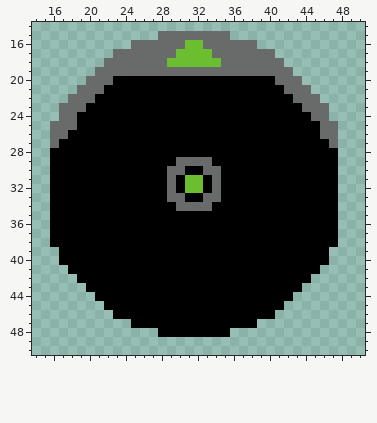
Pixel-art file: roombot/assets/roomba_1.aseprite. The picture above was drawn from the file before the commit.
64x64 pixels, 1 frame. Shown: x 14..50, y 14..50.
After the commit:
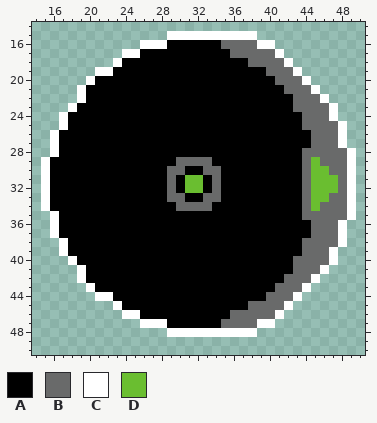
Palette (. is transparent): A #000000  B #696a6a  C #ffffff  D #6abe30
Changes in this commit:
layer "Base" now hidden
layer "Layer 3" added
layer "Layer 2" added
layer "bumper" added
@@ x 14..50 @@
 14 .....................................
-15 ..............BBBBBBBB...............
-16 ...........BBBBBBDDBBBBBB............
-17 .........BBBBBBBDDDDBBBBBBB..........
-18 ........BBBBBBBDDDDDDBBBBBBB.........
-19 .......BBBBBBBBBBBBBBBBBBBBBB........
-20 ......BBBAAAAAAAAAAAAAAAAAABBB.......
-21 .....BBBAAAAAAAAAAAAAAAAAAAABBB......
-22 ....BBBAAAAAAAAAAAAAAAAAAAAAABBB.....
-23 ...BBBAAAAAAAAAAAAAAAAAAAAAAAABBB....
-24 ...BBAAAAAAAAAAAAAAAAAAAAAAAAAABB....
-25 ..BBBAAAAAAAAAAAAAAAAAAAAAAAAAAABB...
-26 ..BBAAAAAAAAAAAAAAAAAAAAAAAAAAAABB...
-27 ..BAAAAAAAAAAAAAAAAAAAAAAAAAAAAAAB...
-28 ..AAAAAAAAAAAAAAAAAAAAAAAAAAAAAAAA...
-29 ..AAAAAAAAAAAAAABBBBAAAAAAAAAAAAAA...
-30 ..AAAAAAAAAAAAABBAABBAAAAAAAAAAAAA...
-31 ..AAAAAAAAAAAAABADDABAAAAAAAAAAAAA...
-32 ..AAAAAAAAAAAAABADDABAAAAAAAAAAAAA...
-33 ..AAAAAAAAAAAAABBAABBAAAAAAAAAAAAA...
-34 ..AAAAAAAAAAAAAABBBBAAAAAAAAAAAAAA...
-35 ..AAAAAAAAAAAAAAAAAAAAAAAAAAAAAAAA...
-36 ..AAAAAAAAAAAAAAAAAAAAAAAAAAAAAAAA...
-37 ..AAAAAAAAAAAAAAAAAAAAAAAAAAAAAAAA...
-38 ..AAAAAAAAAAAAAAAAAAAAAAAAAAAAAAAA...
-39 ...AAAAAAAAAAAAAAAAAAAAAAAAAAAAAA....
-40 ...AAAAAAAAAAAAAAAAAAAAAAAAAAAAAA....
-41 ....AAAAAAAAAAAAAAAAAAAAAAAAAAAA.....
-42 .....AAAAAAAAAAAAAAAAAAAAAAAAAA......
-43 ......AAAAAAAAAAAAAAAAAAAAAAAA.......
-44 .......AAAAAAAAAAAAAAAAAAAAAA........
-45 ........AAAAAAAAAAAAAAAAAAAA.........
-46 .........AAAAAAAAAAAAAAAAAA..........
-47 ...........AAAAAAAAAAAAAA............
-48 ..............AAAAAAAA...............
+15 ...............CCCCCCCCCC............
+16 ............CCCAAAAAABBBBCC..........
+17 ..........CCAAAAAAAAAABBBBBC.........
+18 .........CAAAAAAAAAAAAAABBBBC........
+19 .......CCAAAAAAAAAAAAAAAAABBBC.......
+20 ......CAAAAAAAAAAAAAAAAAAAABBBC......
+21 .....CAAAAAAAAAAAAAAAAAAAAAABBBC.....
+22 .....CAAAAAAAAAAAAAAAAAAAAAAABBBC....
+23 ....CAAAAAAAAAAAAAAAAAAAAAAAABBBBC...
+24 ...CAAAAAAAAAAAAAAAAAAAAAAAAAABBBC...
+25 ...CAAAAAAAAAAAAAAAAAAAAAAAAAABBBBC..
+26 ..CAAAAAAAAAAAAAAAAAAAAAAAAAAAABBBC..
+27 ..CAAAAAAAAAAAAAAAAAAAAAAAAAAAABBBC..
+28 ..CAAAAAAAAAAAAAAAAAAAAAAAAAAABBBBBC.
+29 .CAAAAAAAAAAAAAABBBBAAAAAAAAAABDBBBC.
+30 .CAAAAAAAAAAAAABBAABBAAAAAAAAABDDBBC.
+31 .CAAAAAAAAAAAAABADDABAAAAAAAAABDDDBC.
+32 .CAAAAAAAAAAAAABADDABAAAAAAAAABDDDBC.
+33 .CAAAAAAAAAAAAABBAABBAAAAAAAAABDDBBC.
+34 .CAAAAAAAAAAAAAABBBBAAAAAAAAAABDBBBC.
+35 ..CAAAAAAAAAAAAAAAAAAAAAAAAAAABBBBBC.
+36 ..CAAAAAAAAAAAAAAAAAAAAAAAAAAAABBBC..
+37 ..CAAAAAAAAAAAAAAAAAAAAAAAAAAAABBBC..
+38 ...CAAAAAAAAAAAAAAAAAAAAAAAAAABBBBC..
+39 ...CAAAAAAAAAAAAAAAAAAAAAAAAAABBBC...
+40 ....CAAAAAAAAAAAAAAAAAAAAAAAABBBBC...
+41 .....CAAAAAAAAAAAAAAAAAAAAAAABBBC....
+42 .....CAAAAAAAAAAAAAAAAAAAAAABBBC.....
+43 ......CAAAAAAAAAAAAAAAAAAAABBBC......
+44 .......CCAAAAAAAAAAAAAAAAABBBC.......
+45 .........CAAAAAAAAAAAAAABBBBC........
+46 ..........CCAAAAAAAAAABBBBBC.........
+47 ............CCCAAAAAABBBBCC..........
+48 ...............CCCCCCCCCC............
 49 .....................................
